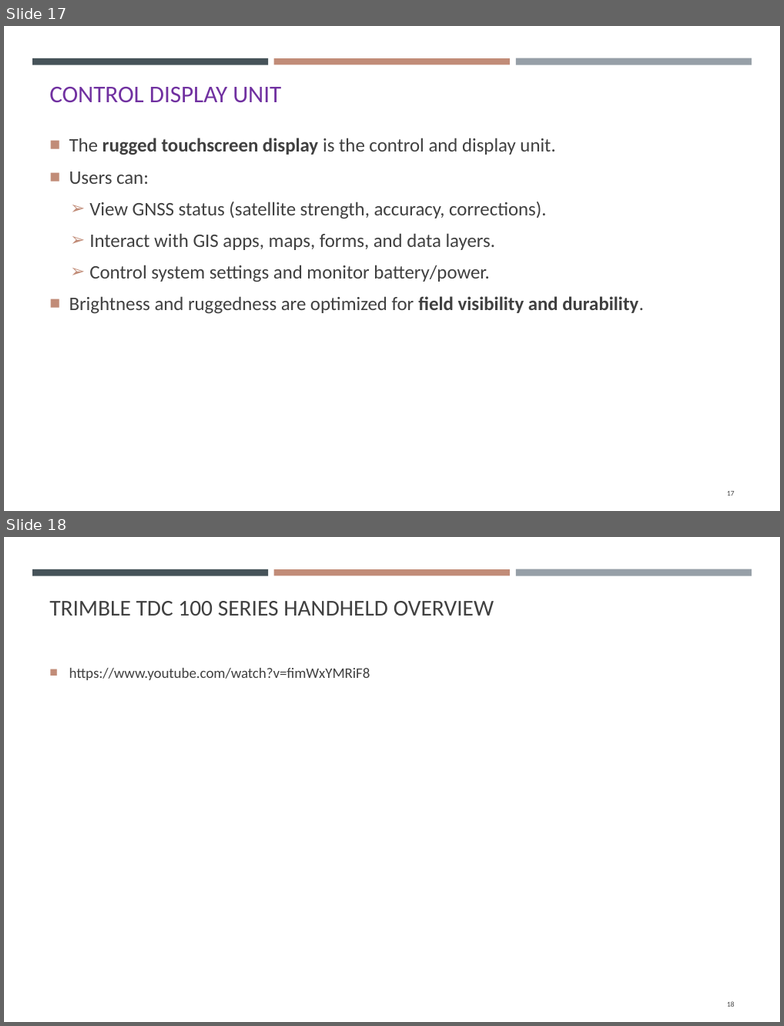
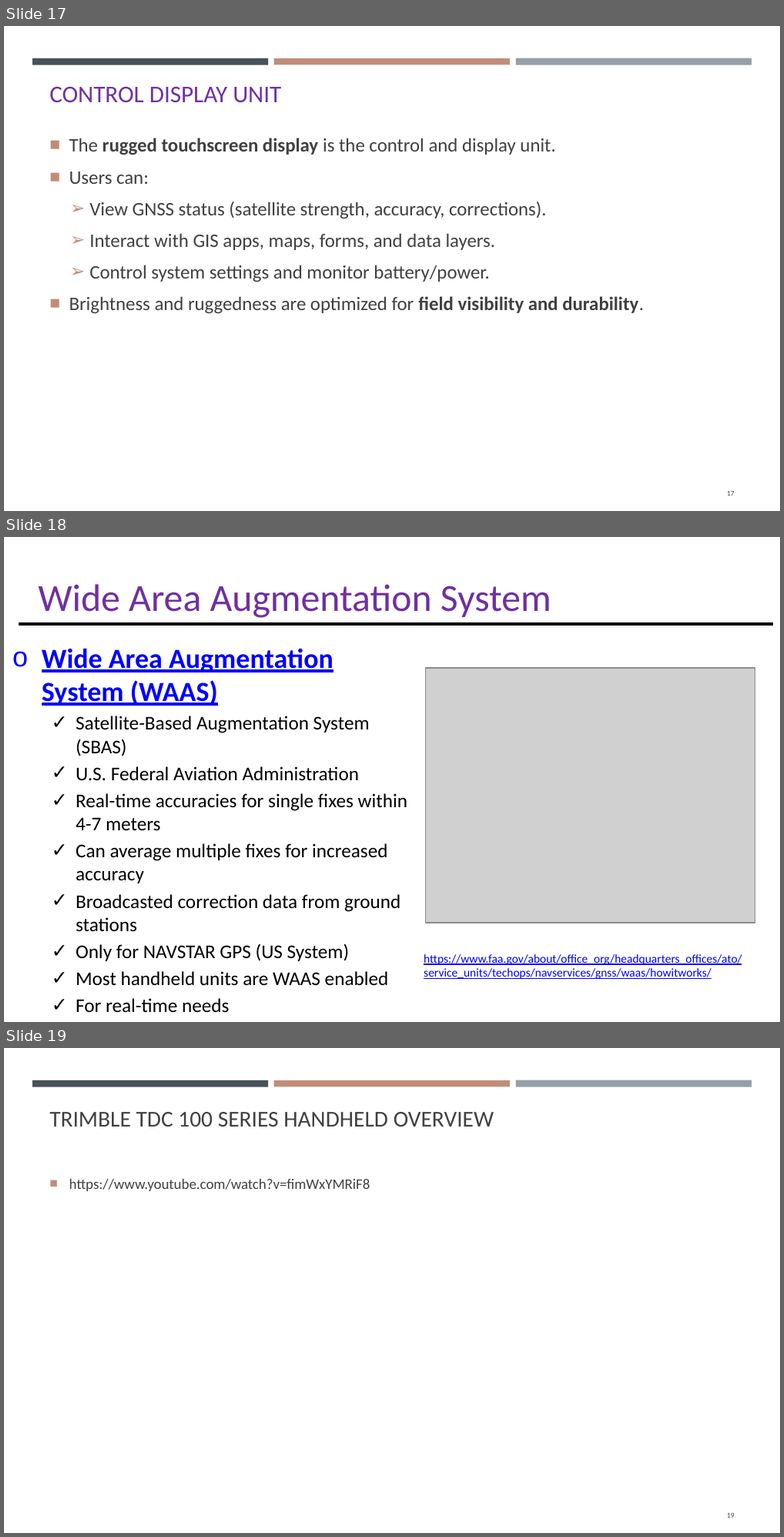
Before and after one commit to gisynw/Field_Techniques, a slide deck: docs/Lectures/Week06/Lecture05_GEOG3319_Receivers.pptx. Shown one above the other, each under a label of ours: slides 17 and 18 before the commit, slides 17, 18 and 19 after it. The pictures are 784x1026 and 784x1537 pixels, drawn with LibreOffice and Linux fonts; fonts in the diff are those of the drawing; grey boxes stand for pictures. Boxes give left, top, right and bottom in pixels: in the first picture for what was removed or moved away, otherwise in the second. Text is boxed around its words. In the diff, an @@ line names an element or a change of style, - is before the commit and + after.

```diff
--- a/docs/Lectures/Week06/Lecture05_GEOG3319_Receivers.pptx
+++ b/docs/Lectures/Week06/Lecture05_GEOG3319_Receivers.pptx
@@ slide 18 added at box(4, 537, 780, 1022), background #FFFFFF @@
@@ text added at box(38, 584, 551, 618), 32 pt, text #7030A0 @@
+Wide Area Augmentation System
@@ line added from (19, 624) to (773, 624), #000000 2 pt @@
@@ text added at box(42, 648, 407, 1013), 16.2 pt, text #000000 @@
+o Wide Area Augmentation System (WAAS)
+  ✓ Satellite-Based Augmentation System (SBAS)
+  ✓ U.S. Federal Aviation Administration
+  ✓ Real-time accuracies for single fixes within 4-7 meters
+  ✓ Can average multiple fixes for increased accuracy
+  ✓ Broadcasted correction data from ground stations
+  ✓ Only for NAVSTAR GPS (US System)
+  ✓ Most handheld units are WAAS enabled
+  ✓ For real-time needs
+  ✓ Others: European: EGNOS , Japan: MSAS and QZSS, India: GAGAN, Russia: SDCM
@@ picture added at box(426, 668, 756, 924) @@
@@ text added at box(424, 954, 742, 979), 10 pt, text #0000FF, underline @@
+https://www.faa.gov/about/office_org/headquarters_offices/ato/service_units/techops/navservices/gnss/waas/howitworks/
@@ what was slide 18 is now slide 19 @@
@@ page number at box(727, 1513, 735, 1518): text changed @@
-18
+19
```
Also in this commit, not shown: 2 slides changed, 4 slides removed, 1 other file.
